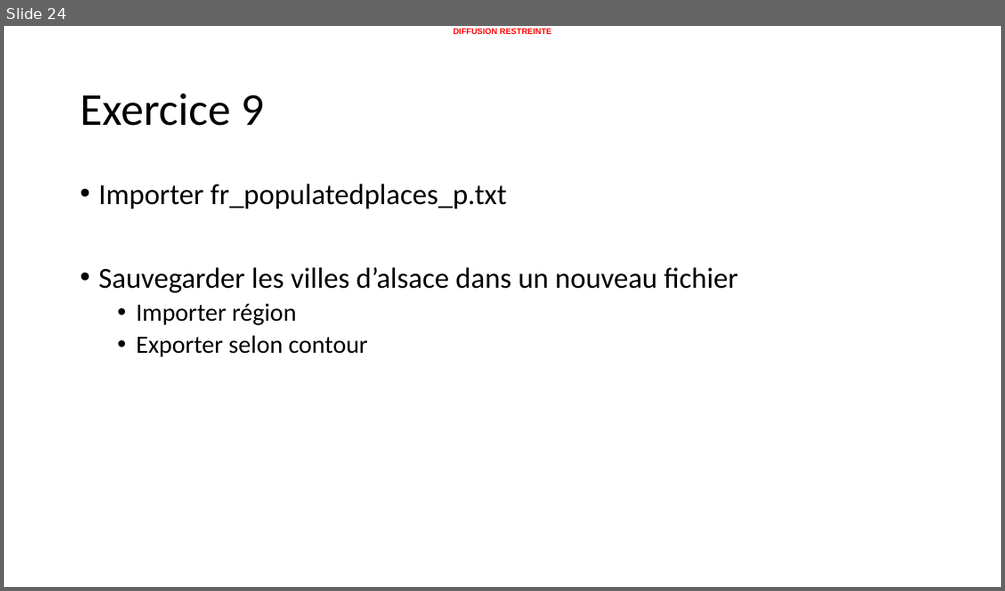
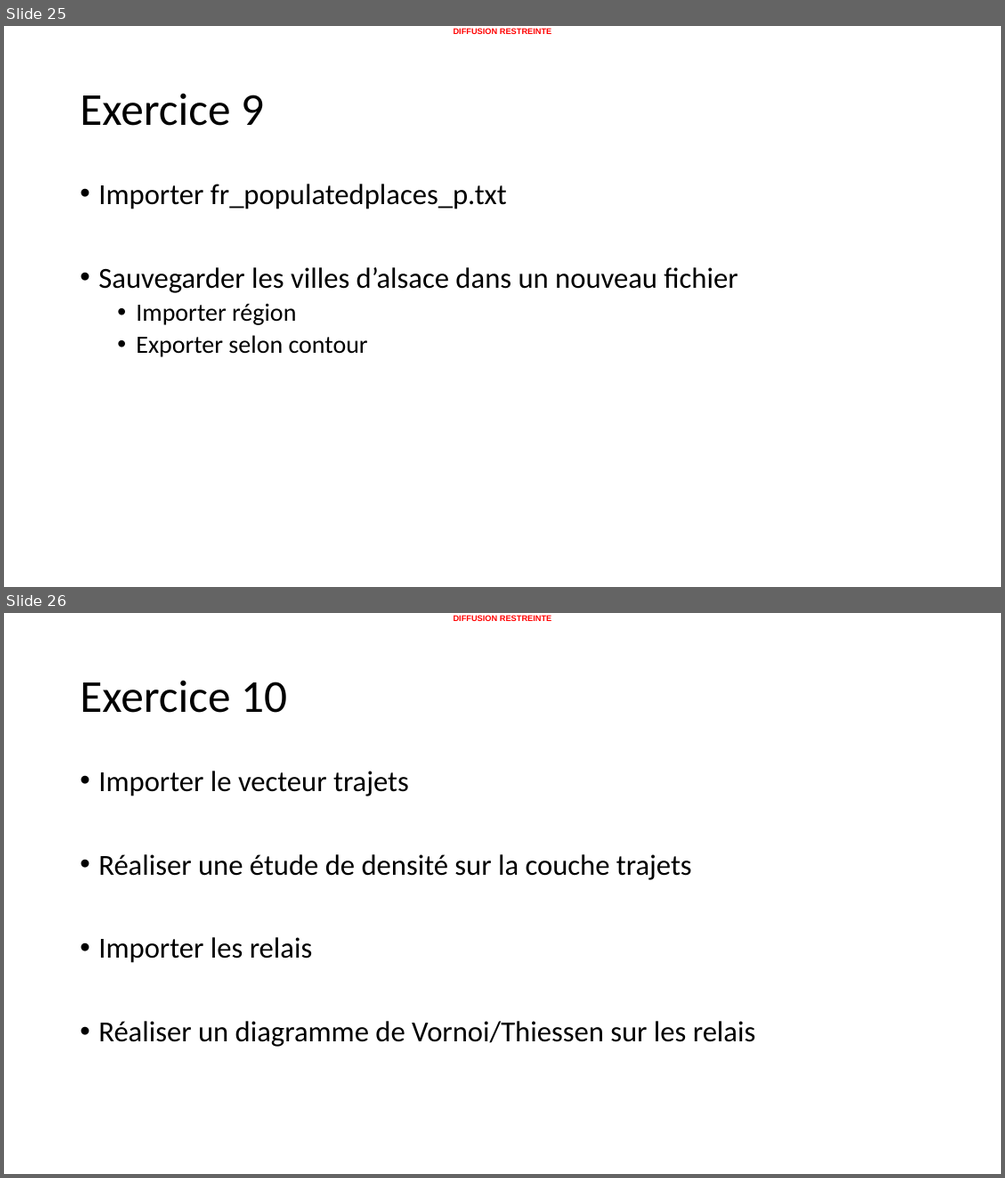
Before and after one commit to 20100dbg/OutilsGeo, a slide deck: cours/GM - Travaux pratiques.pptx. Shown one above the other, each under a label of ours: slide 24 before the commit, slides 25 and 26 after it. The pictures are 1005x591 and 1005x1178 pixels, drawn with LibreOffice and Linux fonts; fonts in the diff are those of the drawing; background and template pictures are left out. Boxes give left, top, right and bottom in pixels: in the first picture for what was removed or moved away, otherwise in the second. Text is boxed around its words. In the diff, an @@ line names an element or a change of style, - is before the commit and + after.

```diff
--- a/cours/GM - Travaux pratiques.pptx
+++ b/cours/GM - Travaux pratiques.pptx
@@ slide 26 added at [4, 613, 1001, 1174], background #FFFFFF; not listed: 1 template element that a slide beside it also shows @@
@@ title added at [80, 680, 287, 713], 44 pt, text #000000 @@
+Exercice 10
@@ text added at [98, 771, 756, 1046], 28 pt, text #000000 @@
+• Importer le vecteur trajets
+• Réaliser une étude de densité sur la couche trajets
+• Importer les relais
+• Réaliser un diagramme de Vornoi/Thiessen sur les relais
@@ what was slide 24 is now slide 25 @@
```
Also in this commit, not shown: 2 other slides added, 1 other file.
